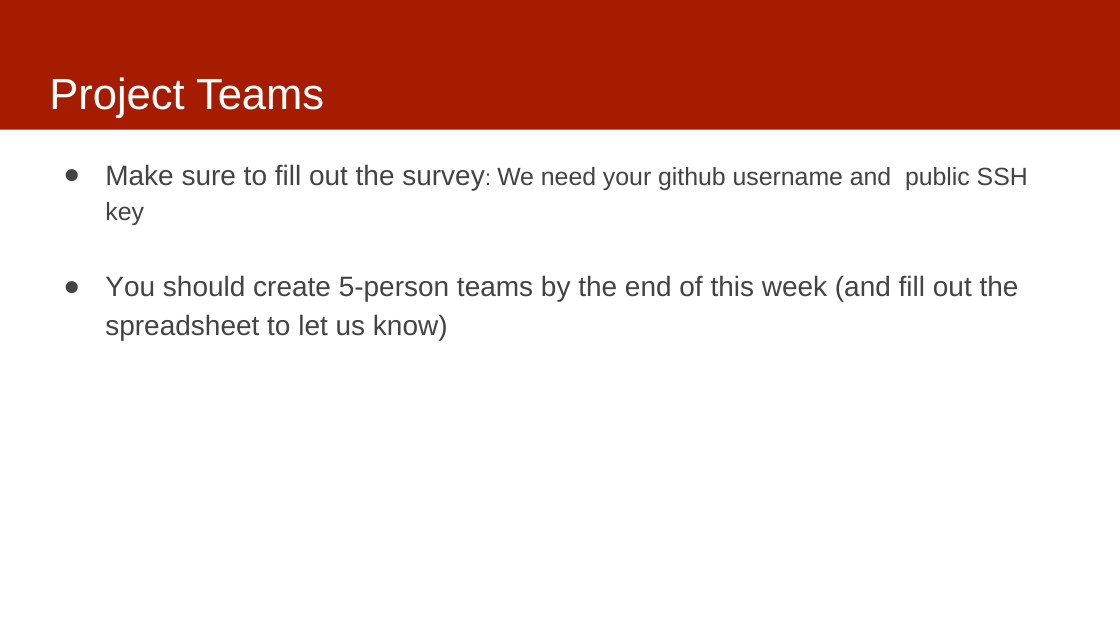
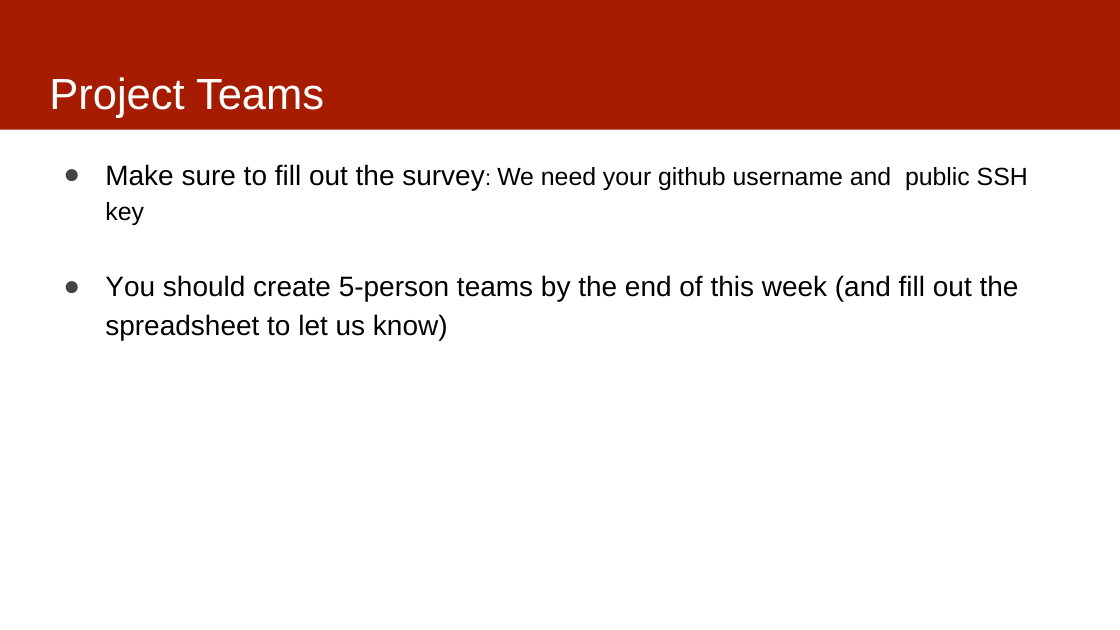
Before and after one commit to dssg/MLinPractice, a slide deck: slide 15 of Lectures/Lecture1-ClassOverview.pptx. Drawn at 1120x630 pixels with LibreOffice and Linux fonts; fonts in the diff are those of the drawing. Boxes give left, top, right and bottom in pixels: in the first picture for what was removed or moved away, otherwise in the second. Text is boxed around its words. In the diff, an @@ line names an element or a change of style, - is before the commit and + after.

Commit message:
lecture 1 updates

```diff
--- a/Lectures/Lecture1-ClassOverview.pptx
+++ b/Lectures/Lecture1-ClassOverview.pptx
@@ text "Make sure to fill out ..." at [105,164,1028,340]: text colour #434343 to #000000 @@
```
Also in this commit, not shown: 3 other slides changed.
